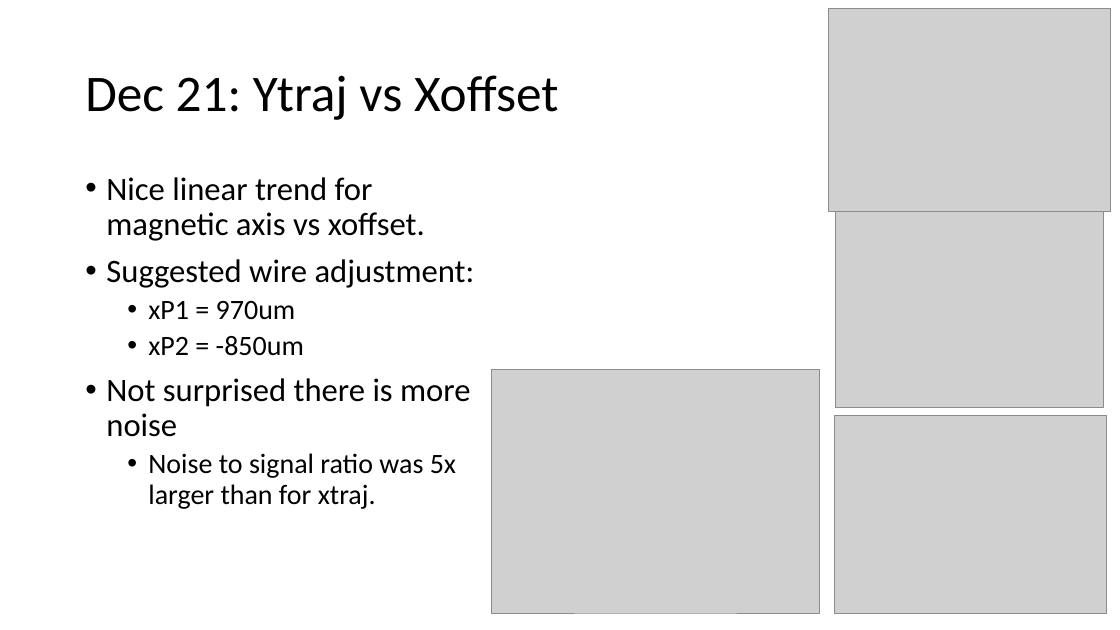
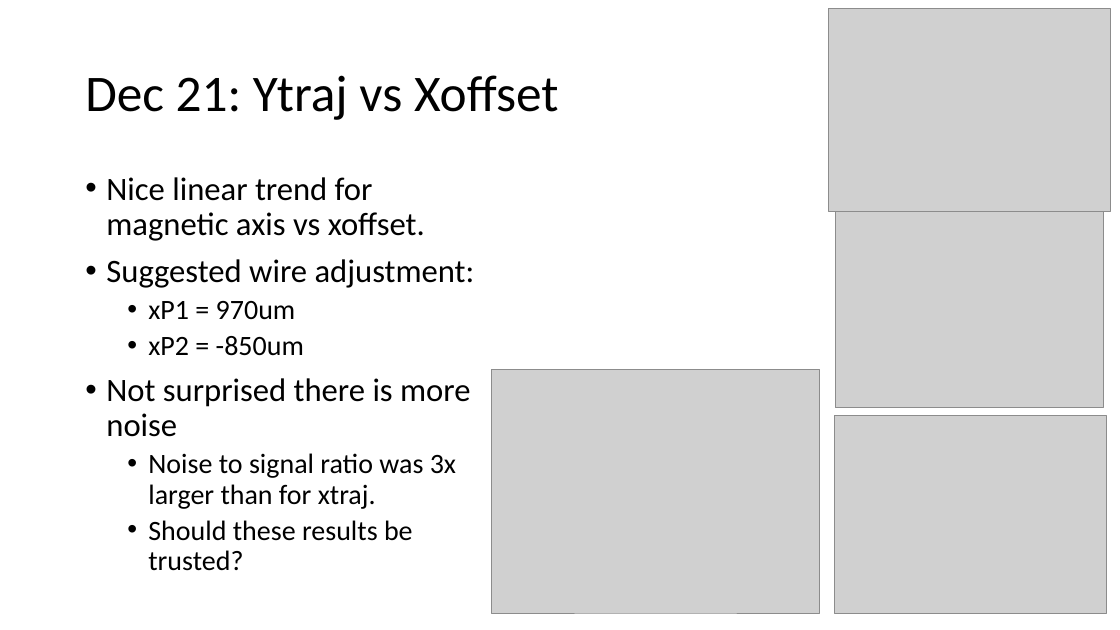
Before and after one commit to afisher000/Pulsed-Wire, a slide deck: slide 6 of Undulator 1 Pulsed-Wire Alignment Dec. 2022.pptx. Drawn at 1120x630 pixels with LibreOffice and Linux fonts; fonts in the diff are those of the drawing; grey boxes stand for pictures. Boxes give left, top, right and bottom in pixels: in the first picture for what was removed or moved away, otherwise in the second. Text is boxed around its words. In the diff, an @@ line names an element or a change of style, - is before the commit and + after.

```diff
--- a/Undulator 1 Pulsed-Wire Alignment Dec. 2022.pptx
+++ b/Undulator 1 Pulsed-Wire Alignment Dec. 2022.pptx
@@ text at <box>148,453,456,571</box>: text changed @@
-  • Noise to signal ratio was 5x larger than for xtraj.
+  • Noise to signal ratio was 3x larger than for xtraj.
+  • Should these results be trusted?
```
Also in this commit, not shown: 1 other slide changed, 2 slides added, 6 other files.
